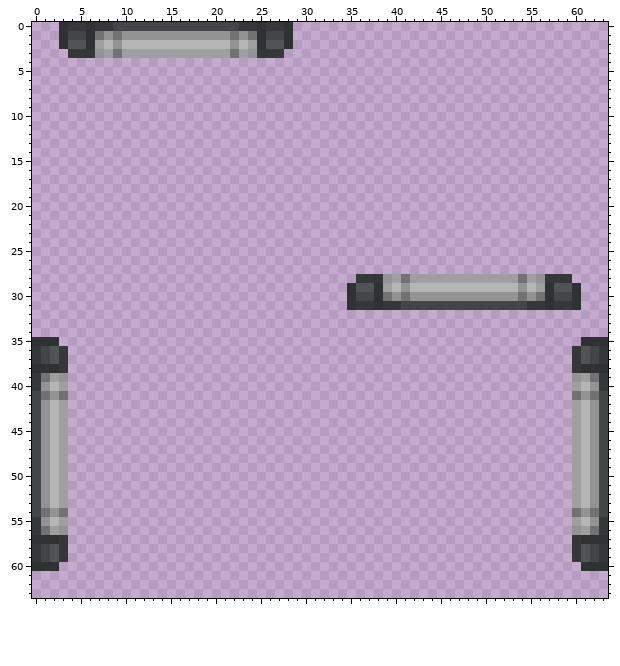
A pixel-art sprite gets an edit: Resources/Textures/Structures/Wallmounts/Lighting/light_tube.rsi/base.png. The first picture shows the starting point.
The file is 64x64 pixels. Colours within 5 levels of each other are drawn and written as one.
And afterwards:
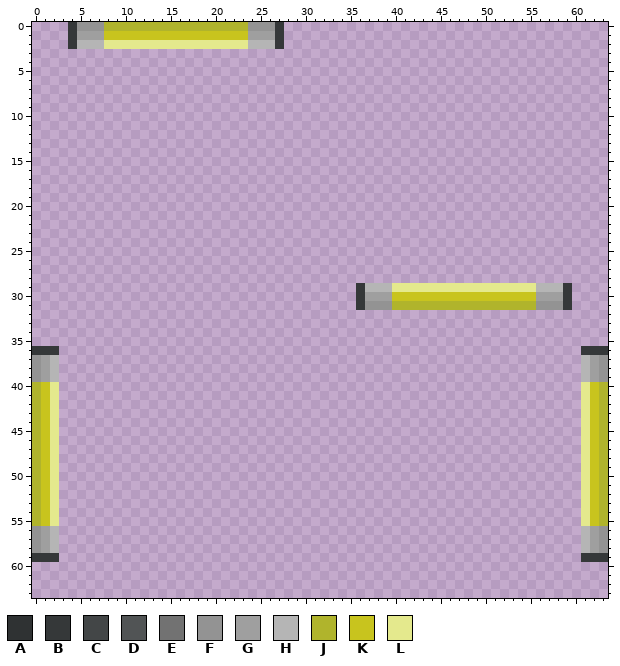
Palette (. is transparent): A #2f3233  B #353839  C #434647  D #515455  E #727272  F #939393  G #9f9f9f  H #b5b5b5  J #b0b42c  K #c8c41e  L #e4e98d
Edits made:
@@ x 1..30 @@
- 0 ..ABBABBCCCCCCCCCCCCCCBBABBA..
- 1 ..ACCAEFEFFFFFFFFFFFFEFEACCA..
- 2 ..ADDAGHFHHHHHHHHHHHHFHGADDA..
- 3 ...BBBFGEGGGGGGGGGGGGEGFBBB...
+ 0 ...BFFFJJJJJJJJJJJJJJJJFFFB...
+ 1 ...BGGGKKKKKKKKKKKKKKKKGGGB...
+ 2 ...BHHHLLLLLLLLLLLLLLLLHHHB...
+ 3 ..............................
  4 ..............................
@@ x 33..62 @@
 27 ..............................
-28 ...BBBFGEGGGGGGGGGGGGEGFBBB...
-29 ..ADDAGHFHHHHHHHHHHHHFHGADDA..
-30 ..ACCAEFEFFFFFFFFFFFFEFEACCA..
-31 ..ABBABBCCCCCCCCCCCCCCBBABBA..
+28 ..............................
+29 ...BHHHLLLLLLLLLLLLLLLLHHHB...
+30 ...BGGGKKKKKKKKKKKKKKKKGGGB...
+31 ...BFFFJJJJJJJJJJJJJJJJFFFB...
 32 ..............................
@@ x 0..63 @@
 34 ................................................................
-35 AAA..........................................................AAA
-36 BCDB........................................................BDCB
-37 BCDB........................................................BDCB
-38 AAAB........................................................BAAA
-39 BEGF........................................................FGEB
-40 BFHG........................................................GHFB
-41 CEFE........................................................EFEC
-42 CFHG........................................................GHFC
-43 CFHG........................................................GHFC
-44 CFHG........................................................GHFC
-45 CFHG........................................................GHFC
-46 CFHG........................................................GHFC
-47 CFHG........................................................GHFC
-48 CFHG........................................................GHFC
-49 CFHG........................................................GHFC
-50 CFHG........................................................GHFC
-51 CFHG........................................................GHFC
-52 CFHG........................................................GHFC
-53 CFHG........................................................GHFC
-54 CEFE........................................................EFEC
-55 BFHG........................................................GHFB
-56 BEGF........................................................FGEB
-57 AAAB........................................................BAAA
-58 BCDB........................................................BDCB
-59 BCDB........................................................BDCB
-60 AAA..........................................................AAA
+35 ................................................................
+36 BBB..........................................................BBB
+37 FGH..........................................................HGF
+38 FGH..........................................................HGF
+39 FGH..........................................................HGF
+40 JKL..........................................................LKJ
+41 JKL..........................................................LKJ
+42 JKL..........................................................LKJ
+43 JKL..........................................................LKJ
+44 JKL..........................................................LKJ
+45 JKL..........................................................LKJ
+46 JKL..........................................................LKJ
+47 JKL..........................................................LKJ
+48 JKL..........................................................LKJ
+49 JKL..........................................................LKJ
+50 JKL..........................................................LKJ
+51 JKL..........................................................LKJ
+52 JKL..........................................................LKJ
+53 JKL..........................................................LKJ
+54 JKL..........................................................LKJ
+55 JKL..........................................................LKJ
+56 FGH..........................................................HGF
+57 FGH..........................................................HGF
+58 FGH..........................................................HGF
+59 BBB..........................................................BBB
+60 ................................................................
 61 ................................................................
Boxes around the changes in both pictures, in picture pixels (x1, y1, x2, y2):
changed: (59, 22, 293, 58)
changed: (347, 274, 608, 571)
changed: (32, 337, 68, 571)
